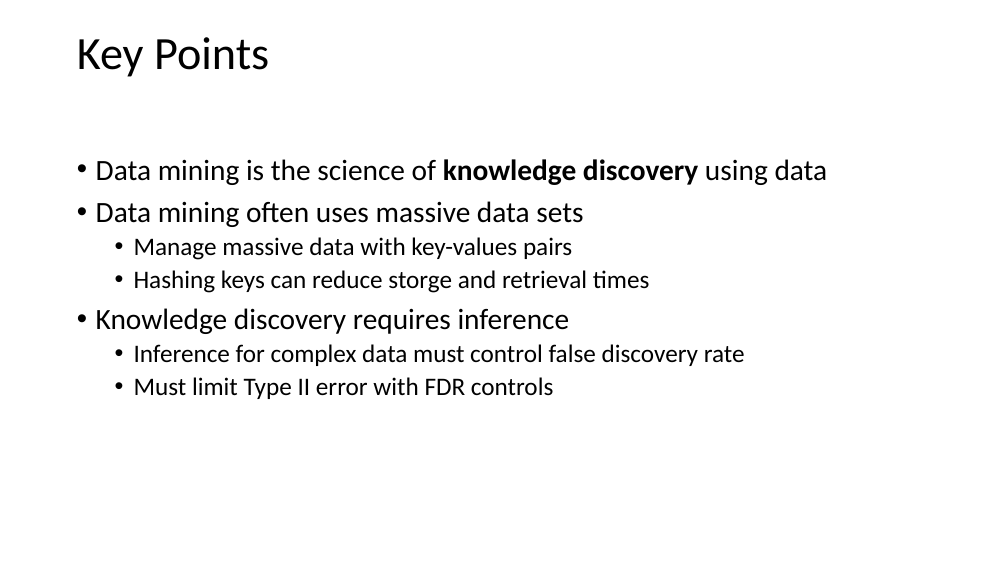
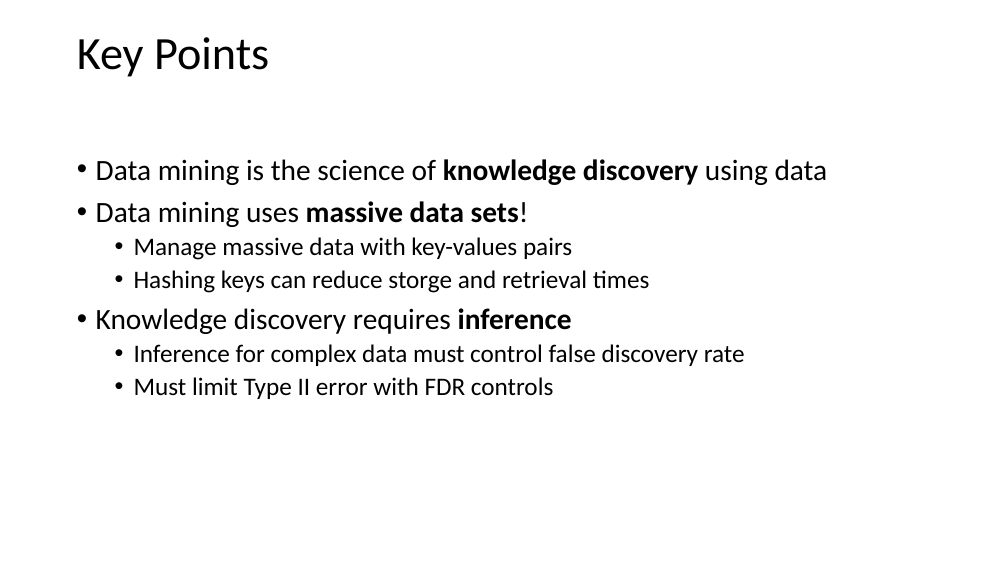
Before and after one commit to StephenElston/CSCI-E-108, a slide deck: slide 62 of slides/1_Introduction.pptx. Drawn at 1008x567 pixels with LibreOffice and Linux fonts; fonts in the diff are those of the drawing. Boxes give left, top, right and bottom in pixels: in the first picture for what was removed or moved away, otherwise in the second. Text is boxed around its words. In the diff, an @@ line names an element or a change of style, - is before the commit and + after.

```diff
--- a/slides/1_Introduction.pptx
+++ b/slides/1_Introduction.pptx
@@ text at (96,201,529,227): text changed @@
-• Data mining often uses massive data sets
+• Data mining uses massive data sets!
@@ text at (96,308,572,334): bold on in "inference" @@
```
Also in this commit, not shown: 6 other slides changed.
